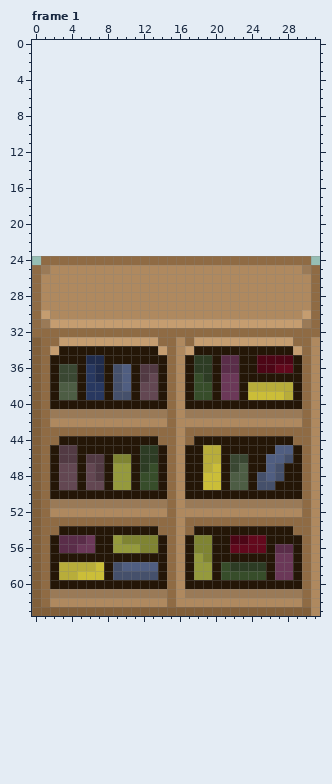
Pixel-art file, stored at art/furniture/oak/oak_bookshelf.aseprite. The picture above was drawn from the file before the commit.
32x40 pixels, 2 frames. Shown: frame 1. The old version is drawn lined up with the new one, on the new canvas. The commit also changed other frames, which this record leaves out.
Now the later version:
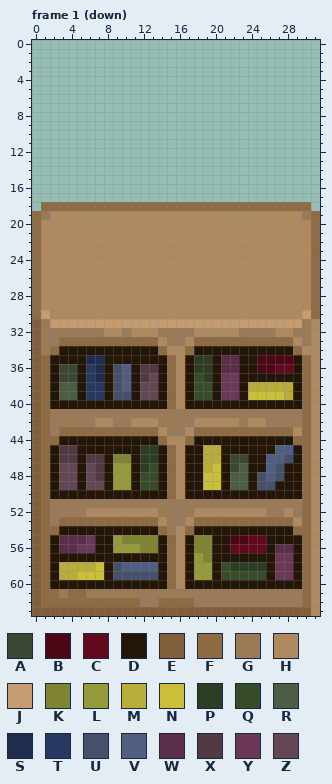
Palette (. is transparent): A #3a4732  B #4d0616  C #63091d  D #241607  E #815f3a  F #8f6b44  G #9a7a57  H #af895f  J #c59d70  K #7f8432  L #959a3c  M #b8ad3a  N #cbbe38  P #2d3c24  Q #374d2a  R #4d5d44  S #202c4d  T #283860  U #45506b  V #505e81  W #5a2d49  X #523a43  Y #6b3858  Z #634752
From old to new:
canvas 32x40 -> 32x64, the old top-left corner now at 0,24
--- frame 1 (down)
@@ x 0..31 @@
 17 ................................
-18 ................................
-19 ................................
-20 ................................
-21 ................................
-22 ................................
-23 ................................
-24 .FFFFFFFFFFFFFFFFFFFFFFFFFFFFFF.
-25 FGHHHHHHHHHHHHHHHHHHHHHHHHHHHHGF
+18 .FFFFFFFFFFFFFFFFFFFFFFFFFFFFFF.
+19 FGHHHHHHHHHHHHHHHHHHHHHHHHHHHHGF
+20 FHHHHHHHHHHHHHHHHHHHHHHHHHHHHHHF
+21 FHHHHHHHHHHHHHHHHHHHHHHHHHHHHHHF
+22 FHHHHHHHHHHHHHHHHHHHHHHHHHHHHHHF
+23 FHHHHHHHHHHHHHHHHHHHHHHHHHHHHHHF
+24 FHHHHHHHHHHHHHHHHHHHHHHHHHHHHHHF
+25 FHHHHHHHHHHHHHHHHHHHHHHHHHHHHHHF
 26 FHHHHHHHHHHHHHHHHHHHHHHHHHHHHHHF
@@ x 0..31 @@
 30 FJHHHHHHHHHHHHHHHHHHHHHHHHHHHHJF
-31 FGJJJJJJJJJJJJJJJJJJJJJJJJJJJJGF
-32 FFFFFFFFFFFFFFFFFFFFFFFFFFFFFFFF
-33 EFFJJJJJJJJJJJFFHFJJJJJJJJJJJFFH
-34 EFJDDDDDDDDDDDJFHJDDDDDDDDDDDJFH
+31 EGJJJJJJJJJJJJJJJJJJJJJJJJJJJJGH
+32 EGGGGGGGHHGHHHGGGGHHHHHGGGGHHGGH
+33 EGGFFFFFFFFFFFHGGHFFFFFFFFFFFHGH
+34 EGFDDDDDDDDDDDFHHFDDDDDDDDDDDFHH
 35 EFDDDDSSDDDDDDDFHDPPDWWDDBBBBDFH
@@ x 0..31 @@
 40 EFDDDDDDDDDDDDDFHDDDDDDDDDDDDDFH
-41 EFGGGGGGGGGGGGGFHGGGGGGGGGGGGGFH
-42 EFHHHHHHHHHHHHHFHHHHHHHHHHHHHHFH
-43 EFFFFFFFFFFFFFFFHFFFFFFFFFFFFFFH
-44 EFFDDDDDDDDDDDFFHFDDDDDDDDDDDFFH
+41 EFGGGGGGGGGGGGGGGGGGGGGGGGGGGGFH
+42 EFGGGGGHHGGHHHGGGGHHHHHGHHGGGGFH
+43 EFGFFFFFFFFFFFHGGHFFFFFFFFFFFHFH
+44 EFFDDDDDDDDDDDFHHFDDDDDDDDDDDFFH
 45 EFDXXDDDDDDDPPDFHDDMMDDDDDDVVDFH
@@ x 0..31 @@
 50 EFDDDDDDDDDDDDDFHDDDDDDDDDDDDDFH
-51 EFGGGGGGGGGGGGGFHGGGGGGGGGGGGGFH
-52 EFHHHHHHHHHHHHHFHHHHHHHHHHHHHHFH
-53 EFFFFFFFFFFFFFFFHFFFFFFFFFFFFFFH
-54 EFFDDDDDDDDDDDFFHFDDDDDDDDDDDFFH
+51 EFGGGGGGGGGGGGGGGGGGGGGGGGGGGGFH
+52 EFGGGGHHHHHHHHGGGGHHHHHHHHGGHGFH
+53 EFGFFFFFFFFFFFHGGHFFFFFFFFFFFHFH
+54 EFFDDDDDDDDDDDFGHFDDDDDDDDDDDFFH
 55 EFDWWWYDDLKKKKDFHDKKDDBBCCDDDDFH
@@ x 0..31 @@
 60 EFDDDDDDDDDDDDDFHDDDDDDDDDDDDDFH
-61 EFGGGGGGGGGGGGGFHGGGGGGGGGGGGGFH
-62 EFHHHHHHHHHHHHHFHHHHHHHHHHHHHHFH
+61 EFFGFFGGGGGGGGGGGGGGGGGGGGGGGGFH
+62 EFFFFFFFFFFFGGFFFFGGGGGGGGGGGGFH
 63 EEEEEEEEEEEEEEEEEEEEEEEEEEEEEEEH
Boxes around the changes in both pictures, in picture pixels (x1, y1, x2, y2):
changed: (32, 202, 320, 274)
changed: (32, 319, 320, 355)
changed: (50, 409, 194, 445)
changed: (239, 418, 302, 436)
changed: (158, 499, 194, 535)
changed: (50, 508, 86, 526)
changed: (266, 508, 302, 526)
changed: (50, 589, 302, 607)
